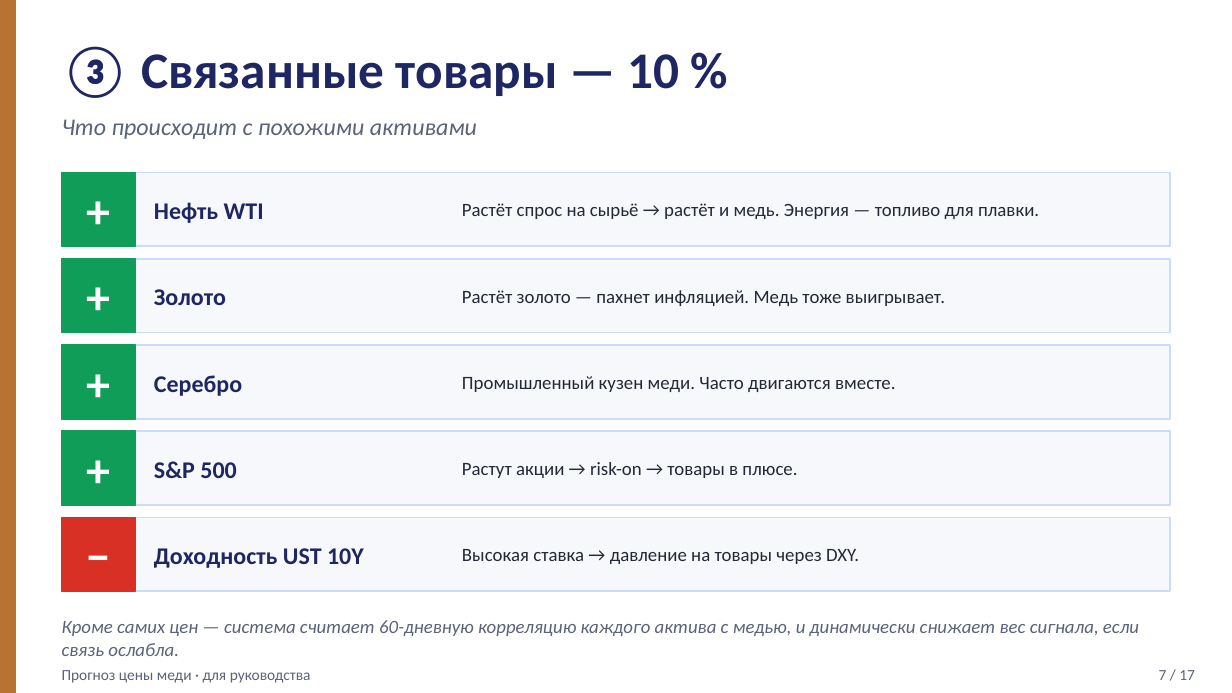
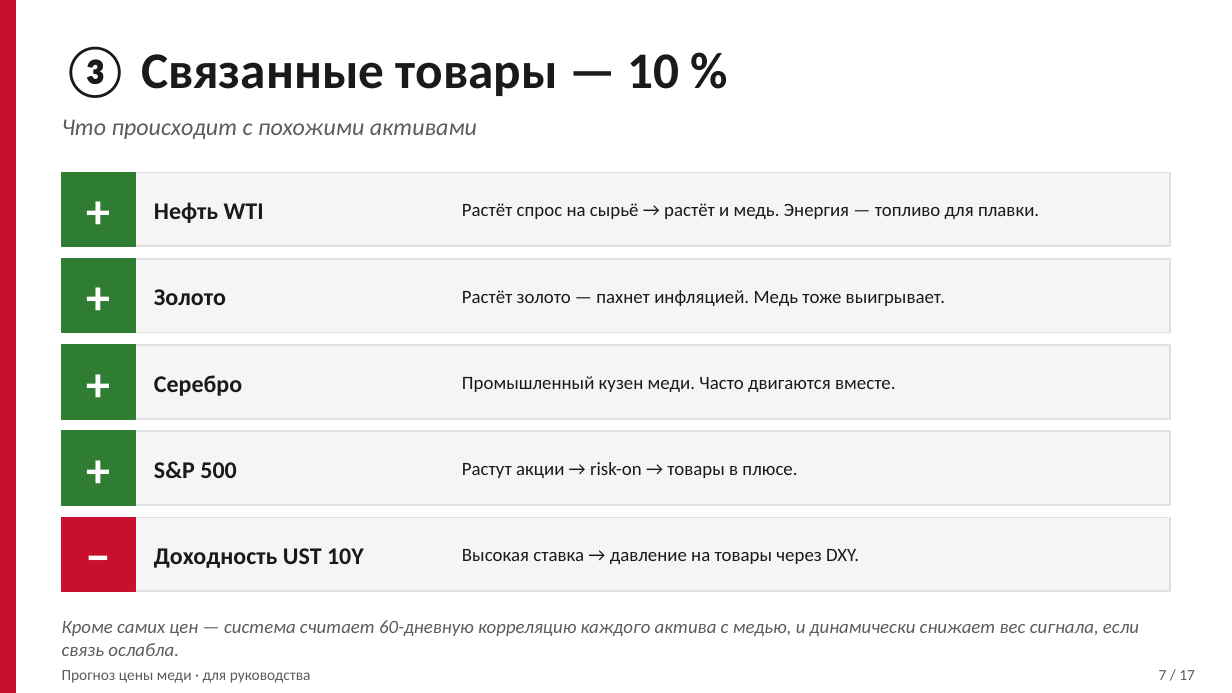
Before and after one commit to art6765/copper-forecast, a slide deck: slide 7 of presentation/Copper_Forecast_For_Director.pptx. Drawn at 1232x693 pixels with LibreOffice and Linux fonts; fonts in the diff are those of the drawing. Boxes give left, top, right and bottom in pixels: in the first picture for what was removed or moved away, otherwise in the second. Text is boxed around its words. In the diff, an @@ line names an element or a change of style, - is before the commit and + after.

```diff
--- a/presentation/Copper_Forecast_For_Director.pptx
+++ b/presentation/Copper_Forecast_For_Director.pptx
@@ rectangle at bbox=[0, 0, 15, 692]: fill #B87333 to #C8102E; outline #B87333 1 pt to #C8102E 1 pt @@
@@ fill #0F9D58 to #2E7D32; outline #0F9D58 1 pt to #2E7D32 1 pt in 4 elements at bbox=[62, 172, 136, 246], bbox=[62, 259, 136, 333], bbox=[62, 345, 136, 419], bbox=[62, 431, 136, 505] @@
@@ fill #F7F8FB to #F5F5F5; outline #CADCFC 1 pt to #E0E0E0 1 pt in 5 elements at bbox=[62, 172, 1170, 246], bbox=[62, 259, 1170, 333], bbox=[62, 345, 1170, 419], bbox=[62, 431, 1170, 505], bbox=[62, 517, 1170, 591] @@
@@ rectangle at bbox=[62, 517, 136, 591]: fill #D93025 to #C8102E; outline #D93025 1 pt to #C8102E 1 pt @@
@@ text colour #1E2761 to #1A1A1A in 6 elements at bbox=[62, 46, 679, 98], bbox=[154, 202, 264, 223], bbox=[154, 289, 226, 305], bbox=[154, 375, 242, 396], bbox=[154, 461, 236, 478], bbox=[154, 548, 364, 568] @@
@@ text colour #242938 to #1A1A1A in 5 elements at bbox=[462, 203, 1039, 219], bbox=[462, 290, 945, 306], bbox=[462, 376, 895, 392], bbox=[462, 462, 797, 478], bbox=[462, 549, 859, 564] @@
@@ text colour #5A6378 to #5C5C5C in 4 elements at bbox=[62, 119, 477, 139], bbox=[62, 620, 1139, 656], bbox=[62, 670, 311, 683], bbox=[1159, 670, 1195, 680] @@
```
Also in this commit, not shown: 16 other slides changed, 1 other file.
